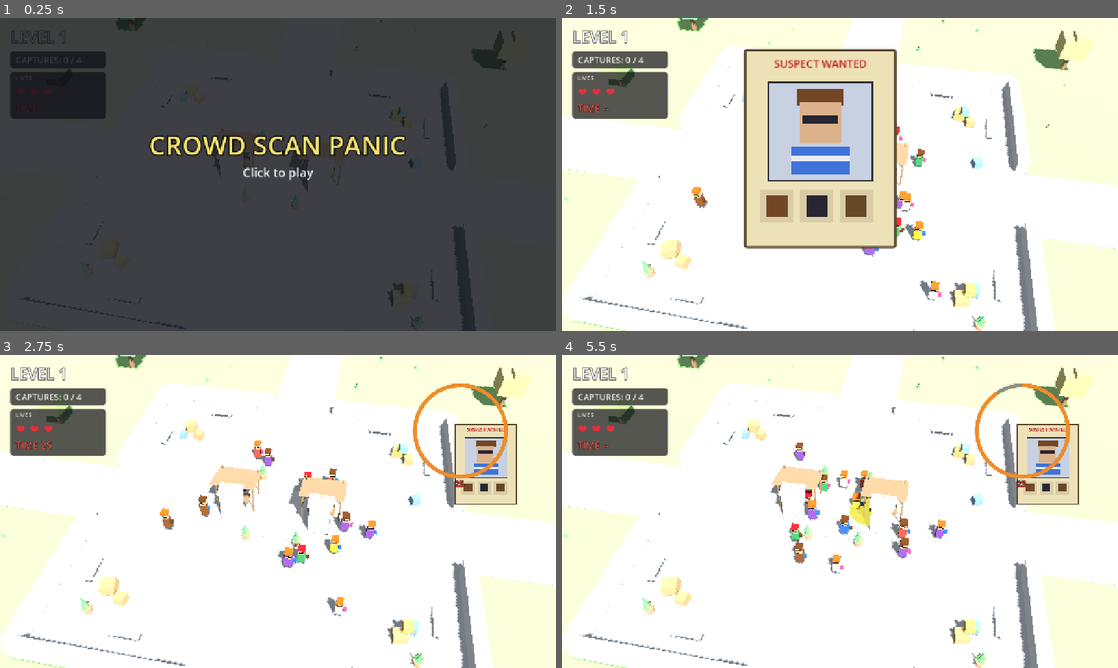
Above: before the commit, frames 1-4 (two rows, left to right).
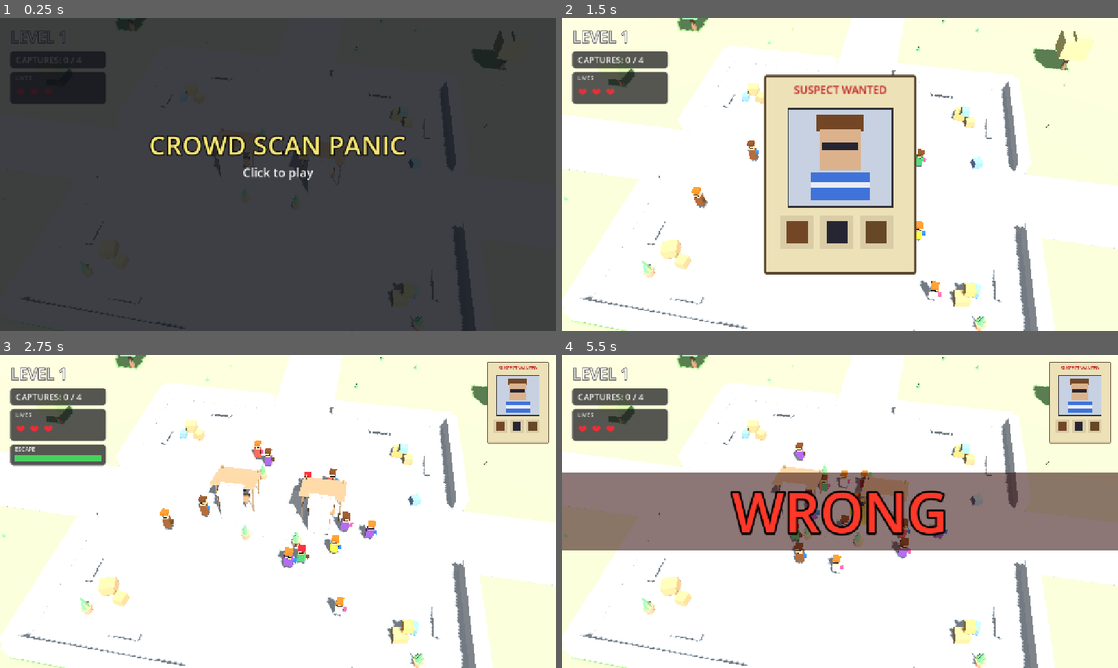
Above: after the commit, the same moments.

Repository: Doughnuttss/Wanted-I
Game: Godot game, scene res://scenes/main.tscn
Two runs of this game, one before a commit and one after it. Both use one fixed random seed, a clock stepped at 60 frames per second and the inputs below.
Inputs (mouse positions are in pixels of both pictures, inside the frame that each line leads up to):
- Up to frame 1 (0.25 s): no input
- Up to frame 2 (1.5 s): tap Enter at 0.5 s; move the mouse to (962, 158) at 0.52 s; click (962, 158) at 0.67 s; move the mouse to (728, 190) at 1.27 s; click (728, 190) at 1.42 s
- Up to frame 3 (2.75 s): move the mouse to (333, 442) at 2.02 s; click (333, 442) at 2.17 s
- Up to frame 4 (5.5 s): move the mouse to (812, 574) at 2.77 s; click (812, 574) at 2.92 s; move the mouse to (1006, 558) at 3.52 s; click (1006, 558) at 3.67 s; move the mouse to (673, 464) at 4.27 s; click (673, 464) at 4.42 s; move the mouse to (867, 511) at 5.02 s; click (867, 511) at 5.17 s

The runs differ from the first frame. In frame 1, 0.8% of the frame differs, in the area x 2-19%, y 27-33%; in frame 2, 19%; in frame 3, 6.6%; in frame 4, 30%, in the area x 0-100%, y 2-63%.

Commit message:
Pin the wanted poster and move the escape timer onto a bar.
The hunt poster stays in the top-right without a countdown ring. Remaining escape time is a bar under the lives box. A correct grab shows CORRECT and a wrong person shows WRONG, then the round continues.

Diff:
--- a/scripts/capture_arena.gd
+++ b/scripts/capture_arena.gd
@@ -43,11 +43,11 @@
 		await claw._drop_at(Vector2(crowd.target.position.x, crowd.target.position.z))
 		# wait for game manager flow
 		var guard := 0
-		while gm._busy_flow and guard < 200:
+		while gm._busy_flow and guard < 900:
 			await process_frame
 			guard += 1
 		await create_timer(0.2).timeout
-		print("AFTER_CAPTURE state=", gm.state, " captures=", hud.captures)
+		print("AFTER_CAPTURE state=", gm.state, " captures=", hud.captures, " busy=", gm._busy_flow, " guard=", guard)
 
 	# Force false alarms to game over path
 	hud.set_lives(1)
@@ -63,7 +63,7 @@
 	if miss_npc:
 		await claw._drop_at(Vector2(miss_npc.position.x, miss_npc.position.z))
 		var g2 := 0
-		while gm._busy_flow and g2 < 200:
+		while gm._busy_flow and g2 < 900:
 			await process_frame
 			g2 += 1
 		await create_timer(0.3).timeout
@@ -79,7 +79,7 @@
 		# manually fire escape
 		gm._on_escape_timeout()
 		var g3 := 0
-		while gm._busy_flow and g3 < 200:
+		while gm._busy_flow and g3 < 900:
 			await process_frame
 			g3 += 1
 		await create_timer(1.2).timeout
--- /dev/null
+++ b/scripts/capture_hud.gd
@@ -0,0 +1,34 @@
+extends SceneTree
+
+func _shot(path: String) -> void:
+	await process_frame
+	await process_frame
+	await process_frame
+	var img := root.get_viewport().get_texture().get_image()
+	var err := img.save_png(path)
+	print("SHOT ", path, " err=", err, " ", img.get_width(), "x", img.get_height())
+
+func _initialize() -> void:
+	var packed := load("res://scenes/main.tscn") as PackedScene
+	var scene := packed.instantiate()
+	var gm = scene.get_node("GameManager")
+	gm.auto_start = false
+	root.add_child(scene)
+	call_deferred("_run", scene)
+
+func _run(scene: Node) -> void:
+	var out := ProjectSettings.globalize_path("res://")
+	var gm = scene.get_node("GameManager")
+	var poster = scene.get_node("WantedPoster")
+	poster.fast_mode = true
+	await gm.start_level_flow()
+	poster.escape_remaining = poster.escape_duration * 0.4
+	poster._push_timer()
+	await _shot(out + "shot-hud-gameplay.png")
+	gm.show_capture_feedback(true)
+	await _shot(out + "shot-hud-correct.png")
+	gm.show_capture_feedback(false)
+	await _shot(out + "shot-hud-wrong.png")
+	gm.hide_capture_feedback()
+	print("HUD_SHOTS_DONE phase=", poster.phase, " hunting=", poster.hunting)
+	quit(0)
--- a/scripts/game_manager.gd
+++ b/scripts/game_manager.gd
@@ -14,9 +14,12 @@
 var claw: Node
 var arena: Node
 var _banner: Label
+var _verdict: Label
+var _verdict_band: ColorRect
 var _home: Control
 var _game_over: Control
 var _busy_flow: bool = false
+const VERDICT_HOLD := 0.75
 
 func _ready() -> void:
 	var main := get_parent()
@@ -30,6 +33,7 @@
 	poster.reveal_finished.connect(_on_reveal_finished)
 	poster.escape_timeout.connect(_on_escape_timeout)
 	_build_banner()
+	_build_verdict()
 	_home = _build_overlay("CROWD SCAN PANIC", "Click to play", 70)
 	_game_over = _build_overlay("GAME OVER", "Click to retry level", 85)
 	_game_over.visible = false
@@ -68,6 +72,7 @@
 	_busy_flow = true
 	state = State.LEVEL_INTRO
 	_hide_banner()
+	hide_capture_feedback()
 	claw.set_enabled(false)
 	var cfg := DifficultyTables.for_level(level)
 	hud.reset_for_level(level, int(cfg["quota"]))
@@ -114,21 +119,26 @@
 	claw.set_enabled(false)
 	poster.hunting = false
 	if hit_target and npc and is_instance_valid(npc):
-		await get_tree().create_timer(0.05).timeout
+		show_capture_feedback(true)
+		await get_tree().create_timer(VERDICT_HOLD).timeout
+		hide_capture_feedback()
 		crowd.remove_npc(npc)
 		await npc.apply_hit_yank()
 		crowd.scatter()
 		hud.set_captures(hud.captures + 1)
-		await get_tree().create_timer(0.3).timeout
+		await get_tree().create_timer(0.15).timeout
 		if hud.captures >= hud.quota:
 			await _level_clear()
 		else:
 			await _next_wanted()
 	elif npc != null and is_instance_valid(npc):
+		show_capture_feedback(false)
 		await npc.apply_false_alarm()
+		await get_tree().create_timer(VERDICT_HOLD).timeout
+		hide_capture_feedback()
 		crowd.scatter(npc)
 		hud.set_lives(hud.lives - 1)
-		await get_tree().create_timer(0.25).timeout
+		await get_tree().create_timer(0.15).timeout
 		if hud.lives <= 0:
 			_enter_game_over()
 		else:
@@ -226,6 +236,58 @@
 func _hide_banner() -> void:
 	if _banner:
 		_banner.visible = false
+
+func _build_verdict() -> void:
+	var layer := CanvasLayer.new()
+	layer.name = "VerdictLayer"
+	layer.layer = 55
+	add_child(layer)
+	var root := Control.new()
+	root.set_anchors_and_offsets_preset(Control.PRESET_FULL_RECT)
+	root.mouse_filter = Control.MOUSE_FILTER_IGNORE
+	layer.add_child(root)
+	_verdict_band = ColorRect.new()
+	_verdict_band.name = "VerdictBand"
+	_verdict_band.visible = false
+	_verdict_band.mouse_filter = Control.MOUSE_FILTER_IGNORE
+	_verdict_band.anchor_left = 0.0
+	_verdict_band.anchor_right = 1.0
+	_verdict_band.anchor_top = 0.5
+	_verdict_band.anchor_bottom = 0.5
+	_verdict_band.offset_top = -90
+	_verdict_band.offset_bottom = 90
+	_verdict_band.color = Color(0.02, 0.02, 0.03, 0.55)
+	root.add_child(_verdict_band)
+	_verdict = Label.new()
+	_verdict.name = "Verdict"
+	_verdict.visible = false
+	_verdict.set_anchors_and_offsets_preset(Control.PRESET_FULL_RECT)
+	_verdict.horizontal_alignment = HORIZONTAL_ALIGNMENT_CENTER
+	_verdict.vertical_alignment = VERTICAL_ALIGNMENT_CENTER
+	_verdict.add_theme_font_size_override("font_size", 128)
+	_verdict.add_theme_color_override("font_outline_color", Color(0, 0, 0))
+	_verdict.add_theme_constant_override("outline_size", 18)
+	_verdict.mouse_filter = Control.MOUSE_FILTER_IGNORE
+	root.add_child(_verdict)
+
+func show_capture_feedback(correct: bool) -> void:
+	if _verdict == null:
+		return
+	_verdict.text = "CORRECT" if correct else "WRONG"
+	_verdict.add_theme_color_override(
+		"font_color",
+		Color(0.45, 1.0, 0.42) if correct else Color(1.0, 0.22, 0.16)
+	)
+	if _verdict_band:
+		_verdict_band.color = Color(0.02, 0.08, 0.03, 0.5) if correct else Color(0.18, 0.02, 0.02, 0.55)
+		_verdict_band.visible = true
+	_verdict.visible = true
+
+func hide_capture_feedback() -> void:
+	if _verdict:
+		_verdict.visible = false
+	if _verdict_band:
+		_verdict_band.visible = false
 
 func _build_overlay(title: String, subtitle: String, layer_index: int) -> Control:
 	var layer := CanvasLayer.new()
--- a/scripts/hud.gd
+++ b/scripts/hud.gd
@@ -1,5 +1,5 @@
 extends CanvasLayer
-## Top-left HUD: LEVEL, CAPTURES Y/Z, LIVES hearts.
+## Top-left HUD: LEVEL, CAPTURES Y/Z, LIVES hearts, escape progress bar.
 
 signal lives_changed(lives: int)
 signal captures_changed(current: int, quota: int)
@@ -12,7 +12,9 @@
 
 var _level_label: Label
 var _captures_label: Label
-var _timer_label: Label
+var _escape_panel: Panel
+var _escape_track: ColorRect
+var _escape_fill: ColorRect
 var _hearts: Array[Label] = []
 
 func _ready() -> void:
@@ -44,13 +46,22 @@
 	set_escape_time(-1.0)
 	refresh()
 
-func set_escape_time(seconds: float) -> void:
-	if _timer_label == null:
+func set_escape_time(seconds: float, duration: float = -1.0) -> void:
+	if _escape_fill == null or _escape_panel == null:
 		return
-	if seconds < 0.0:
-		_timer_label.text = "TIME --"
+	if seconds < 0.0 or duration <= 0.0:
+		_escape_panel.visible = false
+		_escape_fill.size.x = 0.0
 		return
-	_timer_label.text = "TIME %d" % ceili(seconds)
+	_escape_panel.visible = true
+	var ratio := clampf(seconds / duration, 0.0, 1.0)
+	_escape_fill.size = Vector2(_escape_track.size.x * ratio, _escape_track.size.y)
+	if ratio < 0.25:
+		_escape_fill.color = Color(0.92, 0.16, 0.14)
+	elif ratio < 0.55:
+		_escape_fill.color = Color(0.95, 0.62, 0.12)
+	else:
+		_escape_fill.color = Color(0.28, 0.82, 0.36)
 
 func refresh() -> void:
 	if _level_label:
@@ -94,7 +105,7 @@
 	_captures_label.add_theme_color_override("font_color", Color(0.95, 0.95, 0.95))
 	cap_panel.add_child(_captures_label)
 
-	var lives_panel := _panel(Vector2(200, 108))
+	var lives_panel := _panel(Vector2(220, 74))
 	lives_panel.name = "LivesPanel"
 	stack.add_child(lives_panel)
 
@@ -119,16 +130,33 @@
 		hearts_row.add_child(heart)
 		_hearts.append(heart)
 
-	_timer_label = Label.new()
-	_timer_label.name = "TimerLabel"
-	_timer_label.text = "TIME --"
-	_timer_label.position = Vector2(12, 68)
-	_timer_label.size = Vector2(170, 28)
-	_timer_label.add_theme_font_size_override("font_size", 22)
-	_timer_label.add_theme_color_override("font_color", Color(0.95, 0.35, 0.28))
-	_timer_label.add_theme_color_override("font_outline_color", Color(0.05, 0.05, 0.06))
-	_timer_label.add_theme_constant_override("outline_size", 4)
-	lives_panel.add_child(_timer_label)
+	_escape_panel = _panel(Vector2(220, 48))
+	_escape_panel.name = "EscapeBar"
+	_escape_panel.visible = false
+	stack.add_child(_escape_panel)
+
+	var escape_title := Label.new()
+	escape_title.name = "EscapeCaption"
+	escape_title.text = "ESCAPE"
+	escape_title.position = Vector2(10, 2)
+	escape_title.add_theme_font_size_override("font_size", 13)
+	escape_title.add_theme_color_override("font_color", Color(0.9, 0.9, 0.92))
+	_escape_panel.add_child(escape_title)
+
+	_escape_track = ColorRect.new()
+	_escape_track.name = "EscapeTrack"
+	_escape_track.position = Vector2(10, 24)
+	_escape_track.size = Vector2(200, 16)
+	_escape_track.color = Color(0.16, 0.16, 0.18, 1)
+	_escape_panel.add_child(_escape_track)
+
+	_escape_fill = ColorRect.new()
+	_escape_fill.name = "EscapeFill"
+	_escape_fill.position = Vector2.ZERO
+	_escape_fill.size = Vector2(200, 16)
+	_escape_fill.color = Color(0.28, 0.82, 0.36)
+	_escape_fill.mouse_filter = Control.MOUSE_FILTER_IGNORE
+	_escape_track.add_child(_escape_fill)
 
 func _panel(size: Vector2) -> Panel:
 	var p := Panel.new()
--- a/scripts/wanted_poster.gd
+++ b/scripts/wanted_poster.gd
@@ -1,5 +1,5 @@
 extends CanvasLayer
-## Wanted poster: center slam → shrink to top-right + escape timer ring.
+## Wanted poster: center slam, then top-right only. Escape time lives on the HUD bar.
 
 signal reveal_finished
 signal escape_timeout
@@ -11,7 +11,7 @@
 const CENTER_SCALE := 1.35
 const PIN_SCALE := 0.55
 const CENTER_POS := Vector2(640, 360)
-const PIN_POS := Vector2(1060, 175)
+const PIN_MARGIN := 16.0
 
 var phase: Phase = Phase.HIDDEN
 var escape_duration: float = 25.0
@@ -21,12 +21,9 @@
 
 var _root: Control
 var _poster: Control
-var _ring: Control
-var _ring_draw: Node2D
 var _title: Label
 var _face: ColorRect
 var _trait_row: HBoxContainer
-var _timer_label: Label
 
 func _ready() -> void:
 	layer = 30
@@ -36,7 +33,6 @@
 func _process(delta: float) -> void:
 	if hunting and phase == Phase.PINNED:
 		escape_remaining = maxf(0.0, escape_remaining - delta)
-		_update_ring()
 		_push_timer()
 		if escape_remaining <= 0.0:
 			hunting = false
@@ -56,10 +52,9 @@
 	hunting = false
 	phase = Phase.SLAM
 	_root.visible = true
-	_ring.visible = false
 	_poster.pivot_offset = _poster.size * 0.5
 	_poster.scale = Vector2(CENTER_SCALE, CENTER_SCALE)
-	_poster.position = CENTER_POS - _poster.size * 0.5 * CENTER_SCALE
+	_poster.position = CENTER_POS - _poster.size * 0.5
 	_poster.modulate = Color(1, 1, 1, 1)
 	await get_tree().create_timer(0.05 if fast_mode else SLAM_HOLD).timeout
 	if phase != Phase.SLAM:
@@ -67,15 +62,13 @@
 	var tw := create_tween()
 	tw.set_ease(Tween.EASE_OUT)
 	tw.set_trans(Tween.TRANS_CUBIC)
-	var pin_pos := PIN_POS - _poster.size * 0.5 * PIN_SCALE
+	var pin_pos := _pinned_position()
 	tw.tween_property(_poster, "scale", Vector2(PIN_SCALE, PIN_SCALE), 0.05 if fast_mode else SHRINK_DUR)
 	tw.parallel().tween_property(_poster, "position", pin_pos, 0.05 if fast_mode else SHRINK_DUR)
 	await tw.finished
 	phase = Phase.PINNED
-	_ring.visible = true
-	_ring.position = PIN_POS
-	_update_ring()
 	hunting = true
+	_push_timer()
 	reveal_finished.emit()
 
 
@@ -129,11 +122,13 @@
 		_title.text = "SUSPECT WANTED"
 		_title.add_theme_color_override("font_color", Color(0.75, 0.12, 0.12))
 
-func _update_ring() -> void:
-	if _timer_label:
-		_timer_label.text = "%d" % ceili(escape_remaining)
-	if _ring_draw:
-		_ring_draw.queue_redraw()
+func _pinned_position() -> Vector2:
+	# Pivot is the poster center, so position is center minus half the unscaled size.
+	# Place the scaled poster in the top-right corner.
+	var vp := get_viewport().get_visible_rect().size
+	var visual := _poster.size * PIN_SCALE
+	var center := Vector2(vp.x - PIN_MARGIN - visual.x * 0.5, PIN_MARGIN + visual.y * 0.5)
+	return center - _poster.size * 0.5
 
 func _push_timer() -> void:
 	var main := get_parent()
@@ -142,7 +137,7 @@
 	var hud := main.get_node_or_null("HUD")
 	if hud and hud.has_method("set_escape_time"):
 		if hunting and phase == Phase.PINNED:
-			hud.set_escape_time(escape_remaining)
+			hud.set_escape_time(escape_remaining, escape_duration)
 		else:
 			hud.set_escape_time(-1.0)
 
@@ -238,28 +233,6 @@
 	_add_trait_chip(Color(0.08, 0.08, 0.1))
 	_add_trait_chip(Color(0.25, 0.45, 0.85))
 
-	# Escape ring around pinned poster (drawn in world UI space at PIN_POS)
-	_ring = Control.new()
-	_ring.name = "EscapeRing"
-	_ring.size = Vector2(0, 0)
-	_ring.visible = false
-	_root.add_child(_ring)
-
-	_ring_draw = Node2D.new()
-	_ring_draw.name = "RingDraw"
-	_ring_draw.draw.connect(_on_ring_draw)
-	_ring.add_child(_ring_draw)
-
-	_timer_label = Label.new()
-	_timer_label.position = Vector2(-20, 108)
-	_timer_label.size = Vector2(36, 24)
-	_timer_label.horizontal_alignment = HORIZONTAL_ALIGNMENT_CENTER
-	_timer_label.add_theme_font_size_override("font_size", 18)
-	_timer_label.add_theme_color_override("font_color", Color(0.95, 0.2, 0.2))
-	_timer_label.add_theme_color_override("font_outline_color", Color(0, 0, 0))
-	_timer_label.add_theme_constant_override("outline_size", 4)
-	_ring.add_child(_timer_label)
-
 func _add_trait_chip(c: Color) -> void:
 	var box := ColorRect.new()
 	box.custom_minimum_size = Vector2(56, 56)
@@ -270,16 +243,3 @@
 	inner.size = Vector2(36, 36)
 	inner.color = c
 	box.add_child(inner)
-
-func _on_ring_draw() -> void:
-	var radius := 105.0
-	var ratio := 0.0
-	if escape_duration > 0.0:
-		ratio = clampf(escape_remaining / escape_duration, 0.0, 1.0)
-	# Track
-	_ring_draw.draw_arc(Vector2.ZERO, radius, 0.0, TAU, 64, Color(0.2, 0.2, 0.22, 0.55), 8.0, true)
-	# Remaining
-	var start := -PI * 0.5
-	var end := start + TAU * ratio
-	var col := Color(0.9, 0.2, 0.2) if ratio < 0.25 else Color(0.95, 0.55, 0.15)
-	_ring_draw.draw_arc(Vector2.ZERO, radius, start, end, 64, col, 8.0, true)
